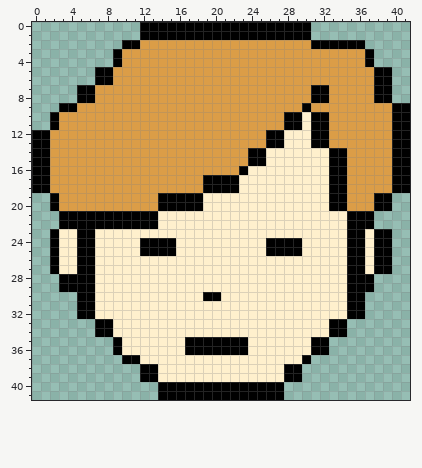
Two states of a pixel-art sprite, game/images/danCHIBI2.png. Above is the file before it was changed.
The file is 42x42 pixels. Colours within 5 levels of each other are drawn and written as one.
And afterwards:
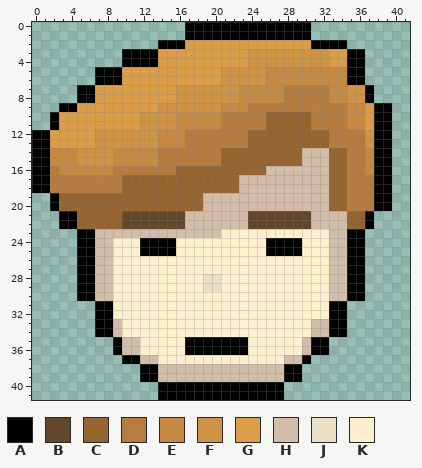
Palette (. is transparent): A #000000  B #62472b  C #96642f  D #b67c3f  E #c58942  F #cf9345  G #db9d47  H #d2bda8  J #eadec3  K #fff0cd
The exact change:
@@ x 0..41 @@
- 0 ............AAAAAAAAAAAAAAAAAAA...........
- 1 ............AAAAAAAAAAAAAAAAAAA...........
- 2 ..........AAGGGGGGGGGGGGGGGGGGGAAAAAA.....
- 3 .........AGGGGGGGGGGGGGGGGGGGGGGGGGGGA....
- 4 .........AGGGGGGGGGGGGGGGGGGGGGGGGGGGA....
- 5 .......AAGGGGGGGGGGGGGGGGGGGGGGGGGGGGGAA..
- 6 .......AAGGGGGGGGGGGGGGGGGGGGGGGGGGGGGAA..
- 7 .....AAGGGGGGGGGGGGGGGGGGGGGGGGAAGGGGGAA..
- 8 .....AAGGGGGGGGGGGGGGGGGGGGGGGGAAGGGGGAA..
- 9 ...AAGGGGGGGGGGGGGGGGGGGGGGGGGAGGGGGGGGGAA
-10 ..AGGGGGGGGGGGGGGGGGGGGGGGGGAAKAAGGGGGGGAA
-11 ..AGGGGGGGGGGGGGGGGGGGGGGGGGAAKAAGGGGGGGAA
-12 AAGGGGGGGGGGGGGGGGGGGGGGGGAAKKKAAGGGGGGGAA
-13 AAGGGGGGGGGGGGGGGGGGGGGGGGAAKKKAAGGGGGGGAA
-14 AAGGGGGGGGGGGGGGGGGGGGGGAAKKKKKKKAAGGGGGAA
-15 AAGGGGGGGGGGGGGGGGGGGGGGAAKKKKKKKAAGGGGGAA
-16 AAGGGGGGGGGGGGGGGGGGGGGAKKKKKKKKKAAGGGGGAA
-17 AAGGGGGGGGGGGGGGGGGAAAAKKKKKKKKKKAAGGGGGAA
-18 AAGGGGGGGGGGGGGGGGGAAAAKKKKKKKKKKAAGGGGGAA
-19 ..AGGGGGGGGGGGAAAAAKKKKKKKKKKKKKKAAGGGAA..
-20 ..AGGGGGGGGGGGAAAAAKKKKKKKKKKKKKKAAGGGAA..
-21 ...AAAAAAAAAAAKKKKKKKKKKKKKKKKKKKKKAAA....
-22 ...AAAAAAAAAAAKKKKKKKKKKKKKKKKKKKKKAAA....
-23 ..AKKAAKKKKKKKKKKKKKKKKKKKKKKKKKKKKAAKAA..
-24 ..AKKAAKKKKKAAAAKKKKKKKKKKAAAAKKKKKAAKAA..
-25 ..AKKAAKKKKKAAAAKKKKKKKKKKAAAAKKKKKAAKAA..
-26 ..AKKAAKKKKKKKKKKKKKKKKKKKKKKKKKKKKAAKAA..
-27 ..AKKAAKKKKKKKKKKKKKKKKKKKKKKKKKKKKAAKAA..
-28 ...AAAAKKKKKKKKKKKKKKKKKKKKKKKKKKKKAAA....
-29 ...AAAAKKKKKKKKKKKKKKKKKKKKKKKKKKKKAAA....
-30 .....AAKKKKKKKKKKKKAAKKKKKKKKKKKKKKAA.....
-31 .....AAKKKKKKKKKKKKKKKKKKKKKKKKKKKKAA.....
-32 .....AAKKKKKKKKKKKKKKKKKKKKKKKKKKKKAA.....
-33 .......AAKKKKKKKKKKKKKKKKKKKKKKKKAA.......
-34 .......AAKKKKKKKKKKKKKKKKKKKKKKKKAA.......
-35 .........AKKKKKKKAAAAAAAKKKKKKKAA.........
-36 .........AKKKKKKKAAAAAAAKKKKKKKAA.........
-37 ..........AAKKKKKKKKKKKKKKKKKKA...........
-38 ............AAKKKKKKKKKKKKKKAA............
-39 ............AAKKKKKKKKKKKKKKAA............
+ 0 .................AAAAAAAAAAAAAA...........
+ 1 .................AAAAAAAAAAAAAA...........
+ 2 ..............AAAGGGGGGGGGGGGGGAAAA.......
+ 3 ..........AAAAGGGGGGGGGGFFFFFFFFFGGAA.....
+ 4 ..........AAAAGGGGGGGGGGFFFFFFFFFGGAA.....
+ 5 .......AAAGGGGGGGGGGGFFFFFEEEEEEEEEAA.....
+ 6 .......AAAGGGGGGGGGGGFFFFFEEEEEEEEEAA.....
+ 7 .....AAGGGGGGGGGFFFFFFFEEEEEDDDDDEEFFA....
+ 8 .....AAGGGGGGGGGFFFFFFFEEEEEDDDDDEEFFA....
+ 9 ...AAGGGGGGGGGFFFFFFFEEEDDDDDDDDDDDEEGAA..
+10 ..AGGGGGGGGGFFFFEEEEEDDDDDCCCCCDDDDEEGAA..
+11 ..AGGGGGGGGGFFFFEEEEEDDDDDCCCCCDDDDEEGAA..
+12 AAGGGGGFFFFFFFEEEDDDDDDDCCCCCCCCCDDDDFAA..
+13 AAGGGGGFFFFFFFEEEDDDDDDDCCCCCCCCCDDDDFAA..
+14 AAEEEFFFFEEEEEDDDDDDDCCCCCCCCCHHHCCDDEAA..
+15 AAEEEFFFFEEEEEDDDDDDDCCCCCCCCCHHHCCDDEAA..
+16 AADEEEEEEDDDDDDDCCCCCCCCCCHHHHHHHCCDDEAA..
+17 AADDDDDDDDCCCCCCCCCCCCCHHHHHHHHHHCCDDDAA..
+18 AADDDDDDDDCCCCCCCCCCCCCHHHHHHHHHHCCDDDAA..
+19 ..ACCCCCCCCCCCCCCCCHHHHHHHHHHHHHHCCDDDAA..
+20 ..ACCCCCCCCCCCCCCCCHHHHHHHHHHHHHHCCDDDAA..
+21 ...AACCCCCBBBBBBBHHHHHHHBBBBBBBHHHHCCA....
+22 ...AACCCCCBBBBBBBHHHHHHHBBBBBBBHHHHCCA....
+23 .....AAHHHHHHHHHHHHHHKKKKKKKKKKKKHHAA.....
+24 .....AAHHKKKAAAAKKKKKKKKKKAAAAKKKHHAA.....
+25 .....AAHHKKKAAAAKKKKKKKKKKAAAAKKKHHAA.....
+26 .....AAHHKKKKKKKKKKKKKKKKKKKKKKKKHHAA.....
+27 .....AAHHKKKKKKKKKKKKKKKKKKKKKKKKHHAA.....
+28 .....AAHHKKKKKKKKKKJJKKKKKKKKKKKKHHAA.....
+29 .....AAHHKKKKKKKKKKJJKKKKKKKKKKKKHHAA.....
+30 .....AAHHKKKKKKKKKKKKKKKKKKKKKKKKHHAA.....
+31 .......AAKKKKKKKKKKKKKKKKKKKKKKKKAA.......
+32 .......AAKKKKKKKKKKKKKKKKKKKKKKKKAA.......
+33 .......AAHKKKKKKKKKKKKKKKKKKKKKHHAA.......
+34 .......AAHKKKKKKKKKKKKKKKKKKKKKHHAA.......
+35 .........AHHKKKKKAAAAAAAKKKKKKHAA.........
+36 .........AHHKKKKKAAAAAAAKKKKKKHAA.........
+37 ..........AAHHKKKKKKKKKKKKKKHHA...........
+38 ............AAHHHHHHHHHHHHHHAA............
+39 ............AAHHHHHHHHHHHHHHAA............
 40 ..............AAAAAAAAAAAAAA..............
Pixel boxes of the changes (left, top, right, bottom) in both pictures:
changed: (50, 22, 410, 382)
